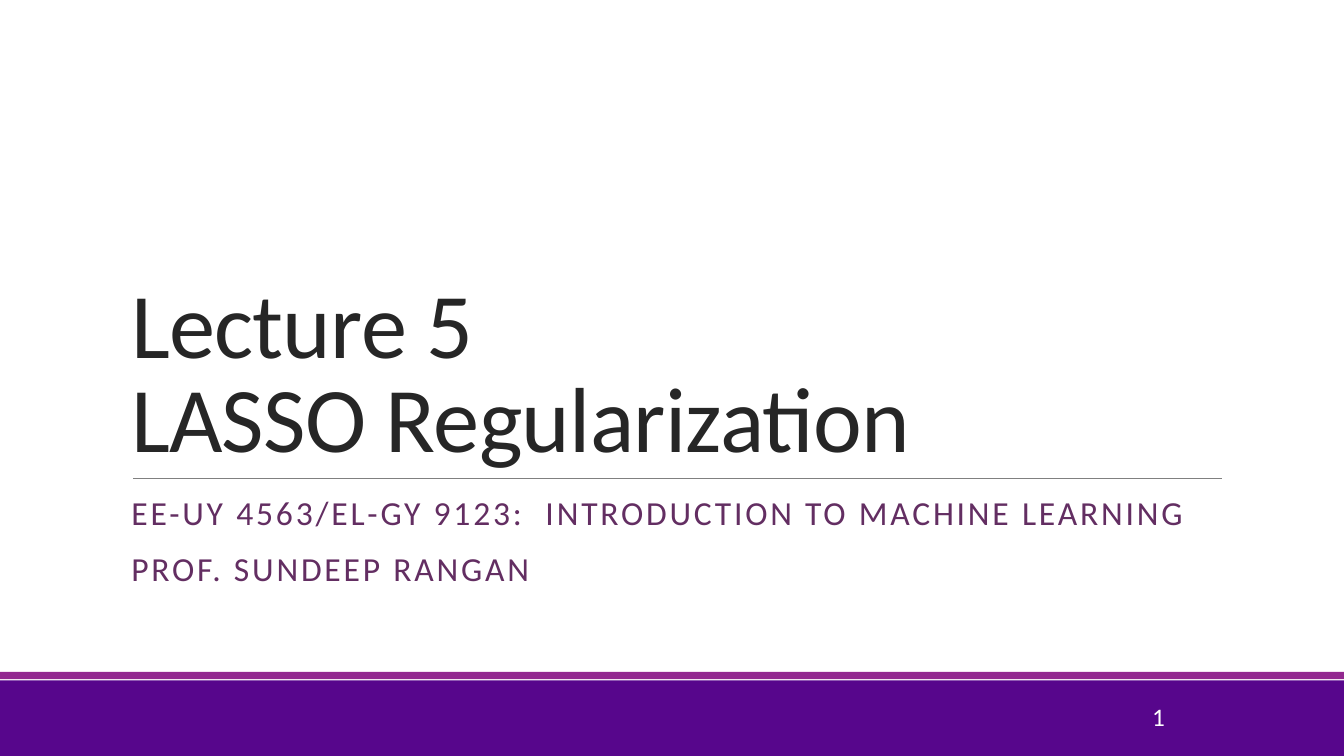
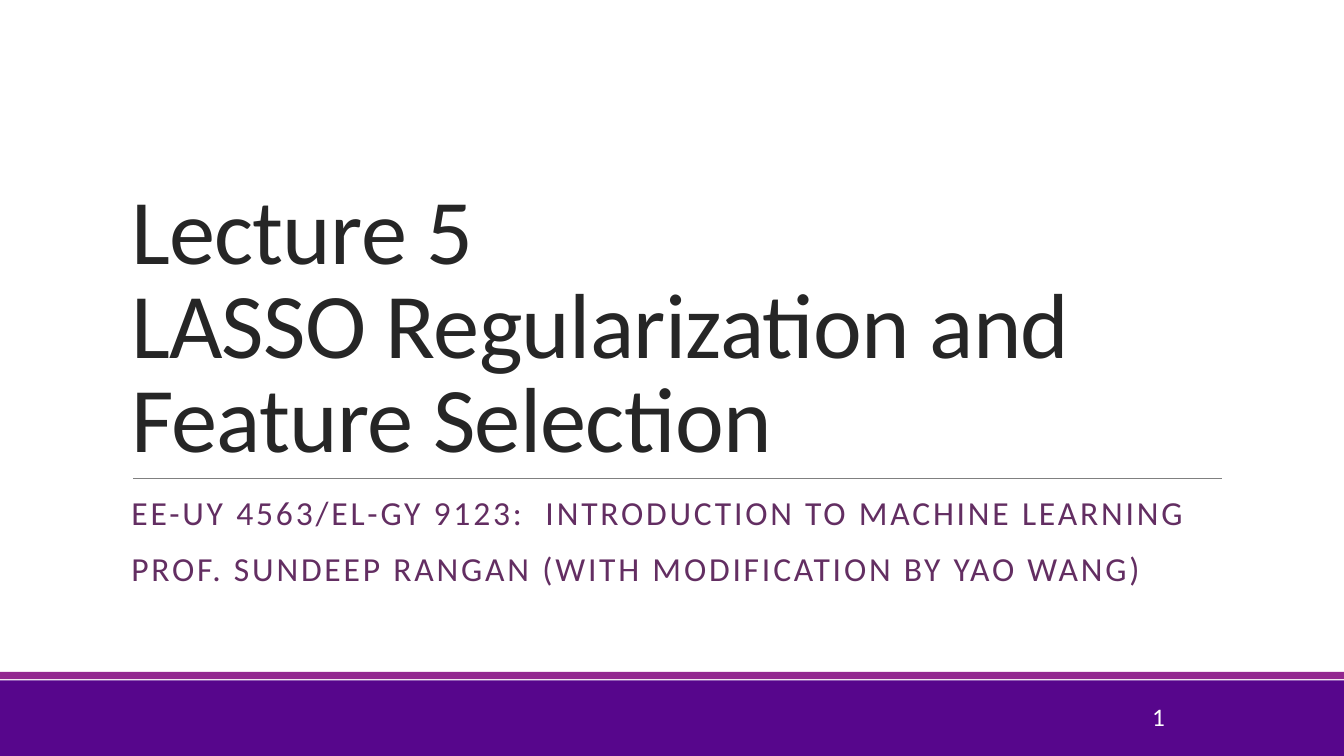
Before and after one commit to joshzzl/introml, a slide deck: slide 1 of lectures/Lect05_Lasso.pptx. Drawn at 1344x756 pixels with LibreOffice and Linux fonts; fonts in the diff are those of the drawing; background and template pictures are left out. Boxes give left, top, right and bottom in pixels: in the first picture for what was removed or moved away, otherwise in the second. Text is boxed around its words. In the diff, an @@ line names an element or a change of style, - is before the commit and + after.

Commit message:
Added description about Ridge Regression. Added material regarding other feature selection methods.

```diff
--- a/lectures/Lect05_Lasso.pptx
+++ b/lectures/Lect05_Lasso.pptx
@@ title at (x1=131, y1=204, x2=1070, y2=453): text changed @@
-Lecture 5
-LASSO Regularization
+Lecture 5
+LASSO Regularization and Feature Selection
@@ subtitle at (x1=131, y1=556, x2=1139, y2=586): text changed @@
-PROF. SUNDEEP RANGAN
+PROF. SUNDEEP RANGAN (WITH MODIFICATION BY YAO WANG)
```
Also in this commit, not shown: 5 other slides changed, 19 slides added, 1 other file.
